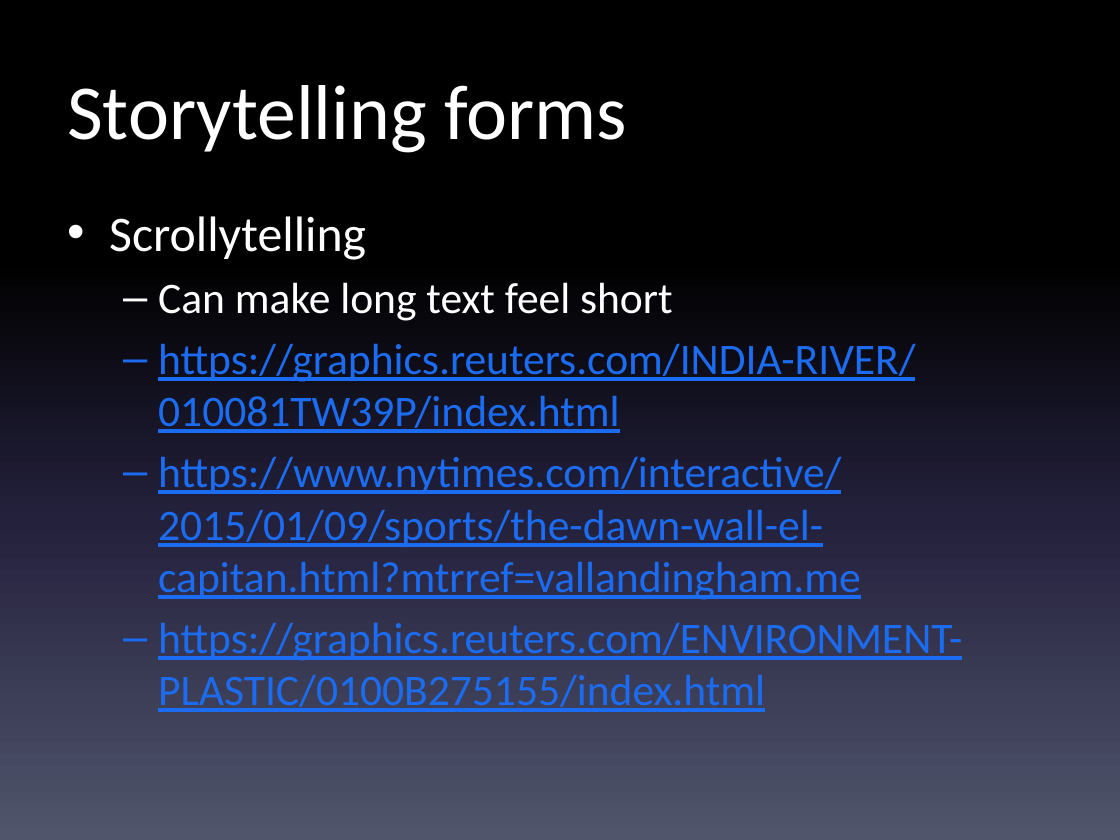
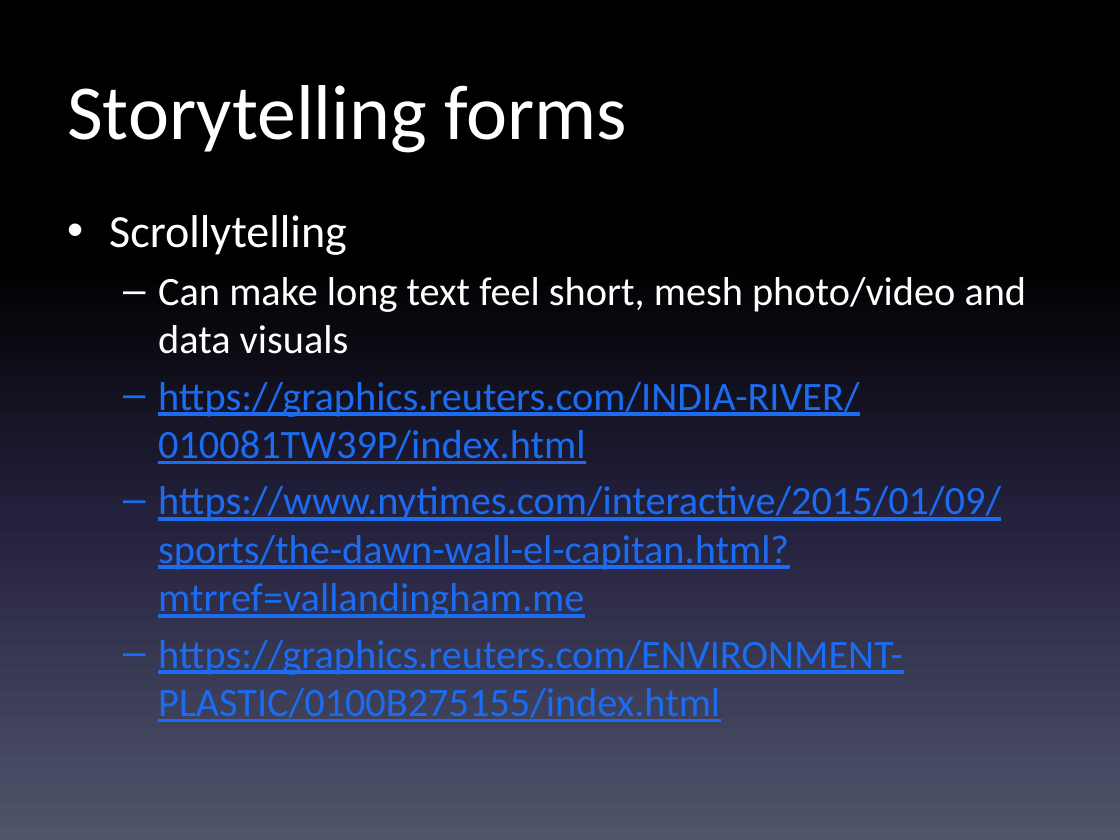
Before and after one commit to randyleonard99/digitalframeworks-spring2020, a slide deck: slide 8 of class9/digitalframeworks-9.pptx. Drawn at 1120x840 pixels with LibreOffice and Linux fonts; fonts in the diff are those of the drawing. Boxes give left, top, right and bottom in pixels: in the first picture for what was removed or moved away, otherwise in the second. Text is boxed around its words. In the diff, an @@ line names an element or a change of style, - is before the commit and + after.

```diff
--- a/class9/digitalframeworks-9.pptx
+++ b/class9/digitalframeworks-9.pptx
@@ text at box(109, 215, 1001, 722): size 32 to 29.6 pt in "Scrollytelling"; size 28 to 25.9 pt in "https://graphics.reuters.com/INDIA-RIVER/010081TW39P/index.h ...", "https://www.nytimes.com/interactive/2015/01/09/sports/the-da ...", "https://graphics.reuters.com/ENVIRONMENT-PLASTIC/0100B275155 ..." @@
@@ text at box(158, 277, 1027, 354): text changed; size 28 to 25.9 pt @@
-  – Can make long text feel short
+  – Can make long text feel short, mesh photo/video and data visuals
```
Also in this commit, not shown: 2 other slides changed, 2 other files.
